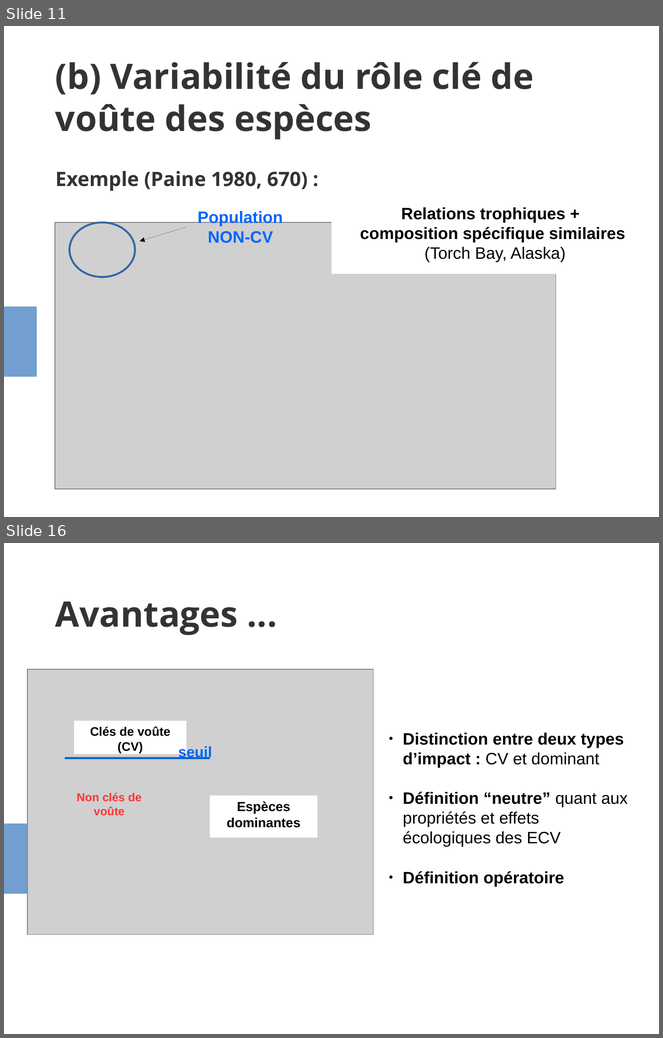
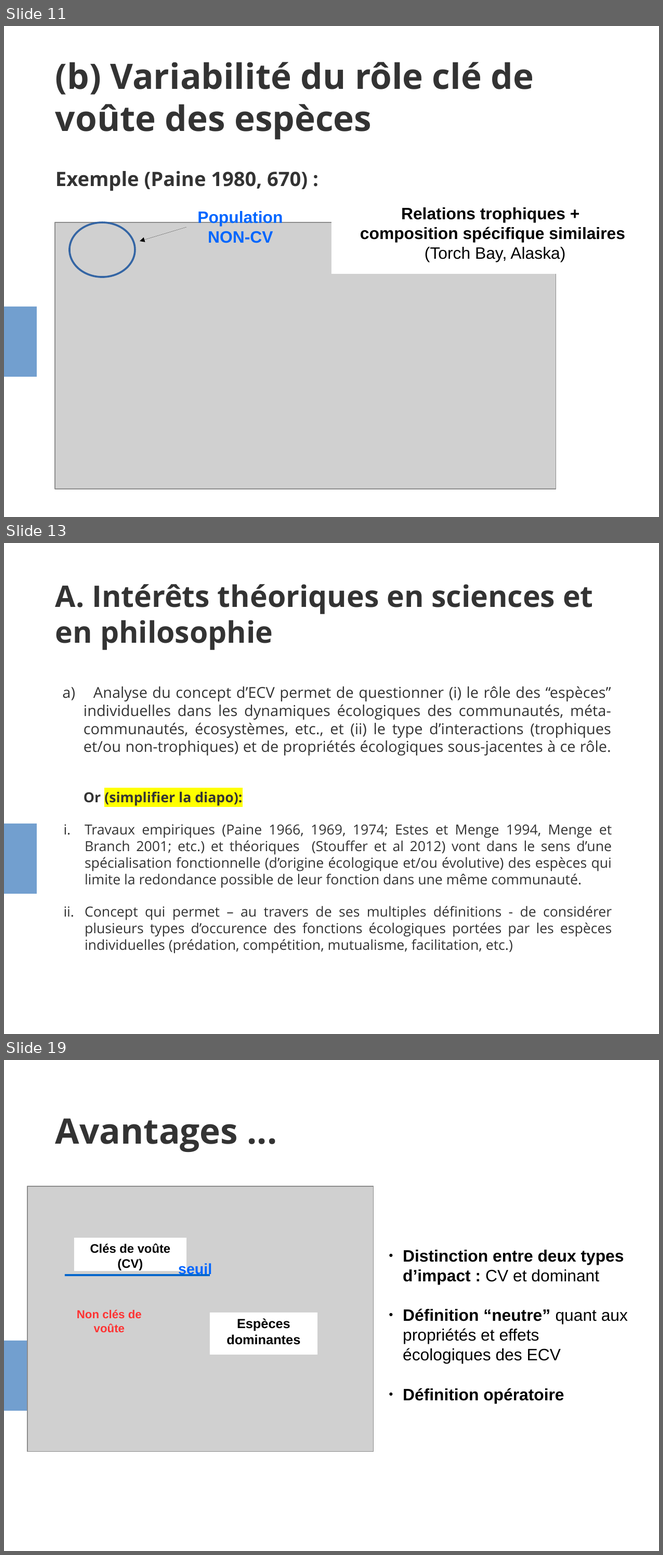
Before and after one commit to evadelmas/keystone_concept, a slide deck: presentation_LEIPS.odp. Shown one above the other, each under a label of ours: slides 11 and 16 before the commit, slides 11, 13 and 19 after it; the slides between them are not shown. The pictures are 663x1038 and 663x1555 pixels, drawn with LibreOffice and Linux fonts; fonts in the diff are those of the drawing; grey boxes stand for pictures. Boxes give left, top, right and bottom in pixels: in the first picture for what was removed or moved away, otherwise in the second. Text is boxed around its words. In the diff, an @@ line names an element or a change of style, - is before the commit and + after.

```diff
--- a/presentation_LEIPS.odp
+++ b/presentation_LEIPS.odp
@@ slide 13 added at bbox=[4, 543, 659, 1034], background #FFFFFF; not listed: 1 template element that a slide beside it also shows @@
@@ title added at bbox=[55, 584, 594, 650], 36 pt, text #333333, bold @@
+A. Intérêts théoriques en sciences et en philosophie
@@ text added at bbox=[84, 687, 612, 954], 16.8 pt, text #333333 @@
+a) Analyse du concept d’ECV permet de questionner (i) le rôle des “espèces” individuelles dans les dynamiques écologiques des communautés, méta-communautés, écosystèmes, etc., et (ii) le type d’interactions (trophiques et/ou non-trophiques) et de propriétés écologiques sous-jacentes à ce rôle.
+Or (simplifier la diapo):
+i. Travaux empiriques (Paine 1966, 1969, 1974; Estes et Menge 1994, Menge et Branch 2001; etc.) et théoriques (Stouffer et al 2012) vont dans le sens d’une spécialisation fonctionnelle (d’origine écologique et/ou évolutive) des espèces qui limite la redondance possible de leur fonction dans une même communauté.
+ii. Concept qui permet – au travers de ses multiples définitions - de considérer plusieurs types d’occurence des fonctions écologiques portées par les espèces individuelles (prédation, compétition, mutualisme, facilitation, etc.)
@@ what was slide 16 is now slide 19 @@
```
Also in this commit, not shown: 5 slides changed, 3 other slides added, 1 slide removed, 1 other file.
